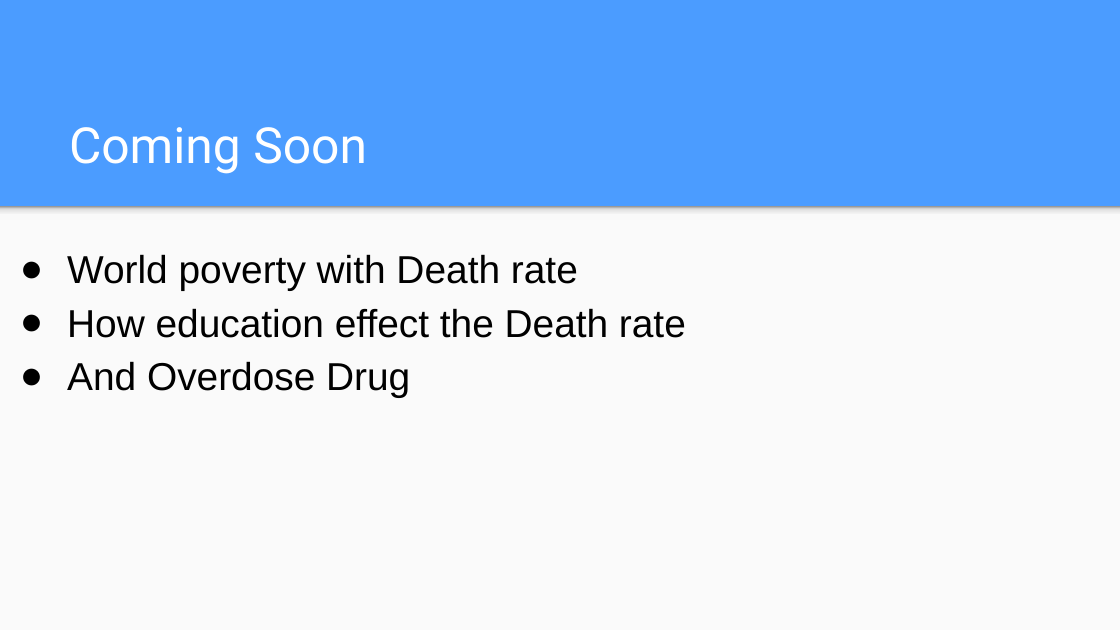
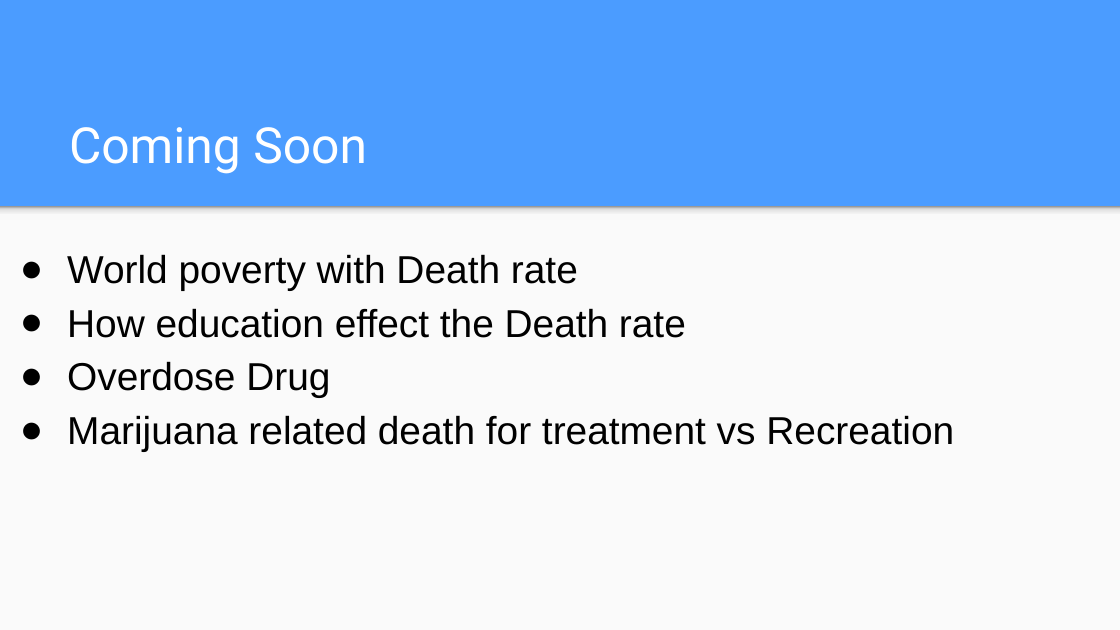
Before and after one commit to Gonzalez-Mauricio/Project2_DeathsInTheUsAnalysis, a slide deck: slide 12 of Mortality_project.pptx. Drawn at 1120x630 pixels with LibreOffice and Linux fonts; fonts in the diff are those of the drawing. Boxes give left, top, right and bottom in pixels: in the first picture for what was removed or moved away, otherwise in the second. Text is boxed around its words. In the diff, an @@ line names an element or a change of style, - is before the commit and + after.

```diff
--- a/Mortality_project.pptx
+++ b/Mortality_project.pptx
@@ text at box(67, 361, 954, 451): text changed @@
-● And Overdose Drug
+● Overdose Drug
+● Marijuana related death for treatment vs Recreation
```
